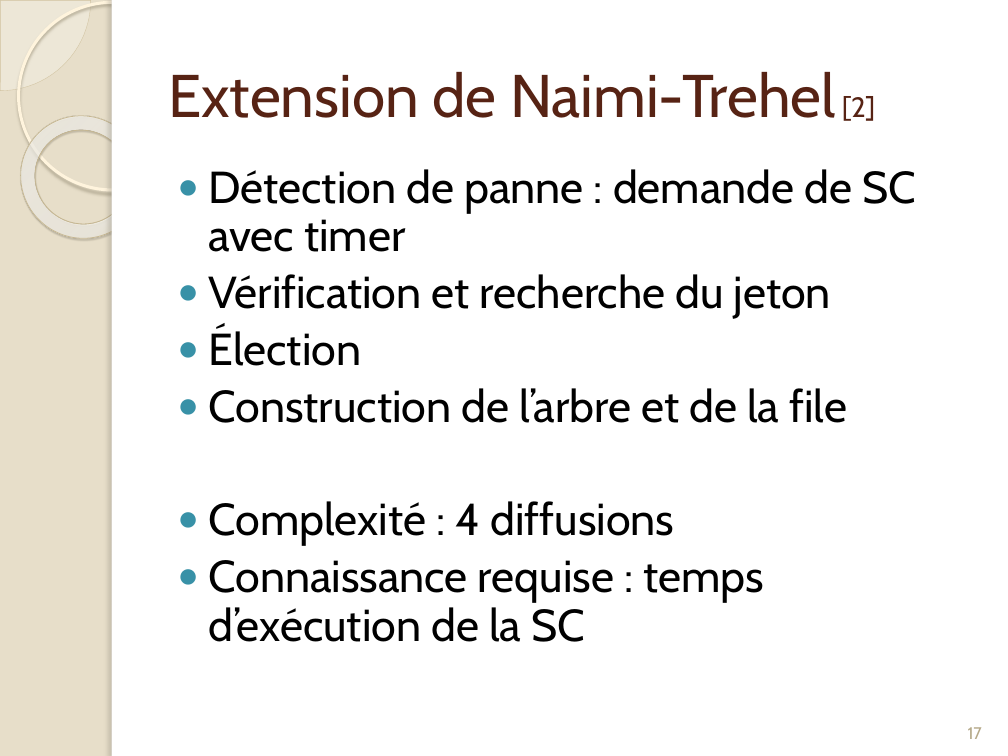
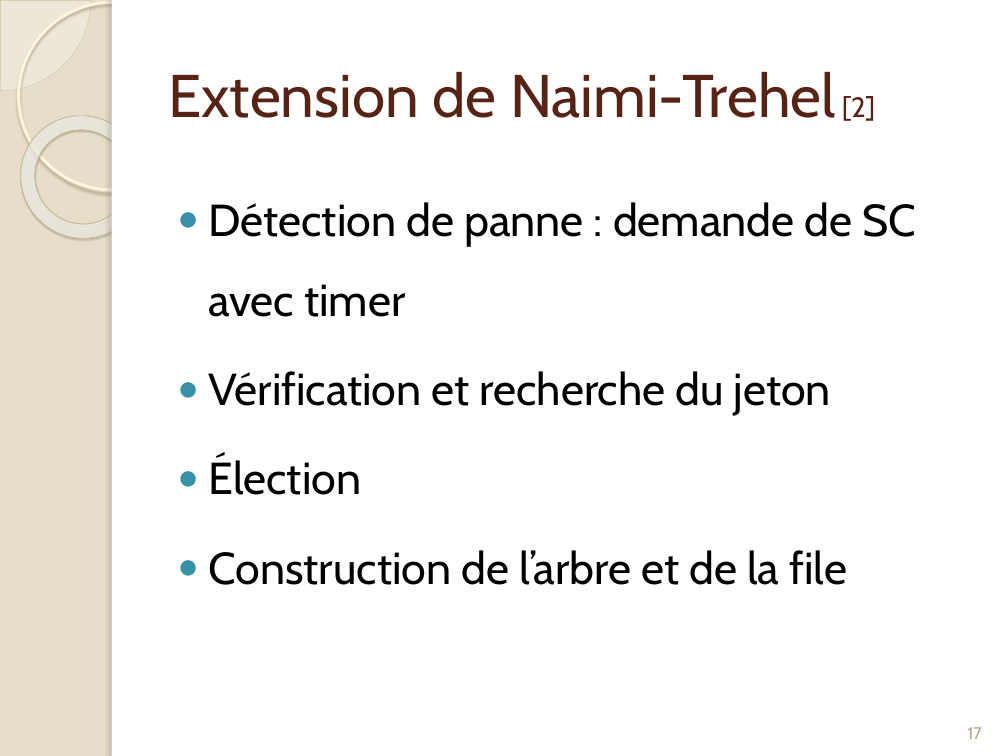
Before and after one commit to Origraena/moca, a slide deck: slide 18 of fmin212/Presentation/presAlgoDist.pptx. Drawn at 1008x756 pixels with LibreOffice and Linux fonts; fonts in the diff are those of the drawing. Boxes give left, top, right and bottom in pixels: in the first picture for what was removed or moved away, otherwise in the second. Text is boxed around its words. In the diff, an @@ line names an element or a change of style, - is before the commit and + after.

```diff
--- a/fmin212/Presentation/presAlgoDist.pptx
+++ b/fmin212/Presentation/presAlgoDist.pptx
@@ text "Détection de panne : demande ..." at (209, 202, 916, 585): line spacing 0.9 to 1.5 @@
@@ text at (209, 501, 764, 642): paragraphs removed @@
-● Complexité : 4 diffusions
-● Connaissance requise : temps d’exécution de la SC
```
Also in this commit, not shown: 16 other slides changed, 11 slides added, 2 other files.
